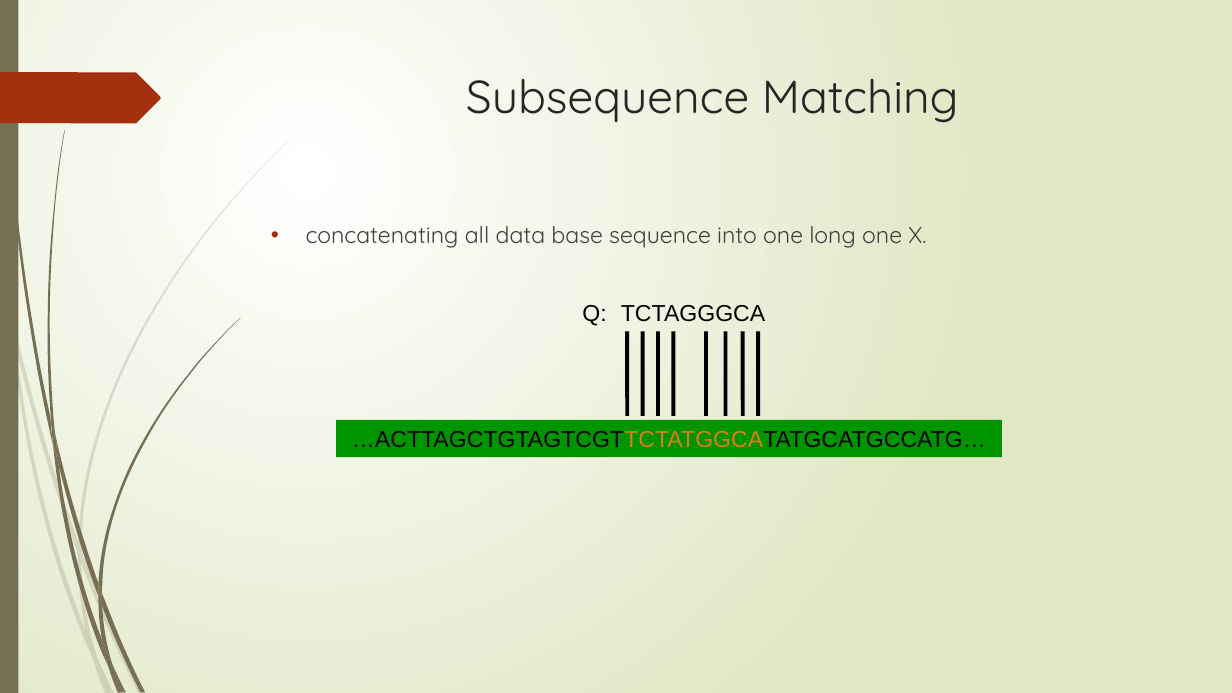
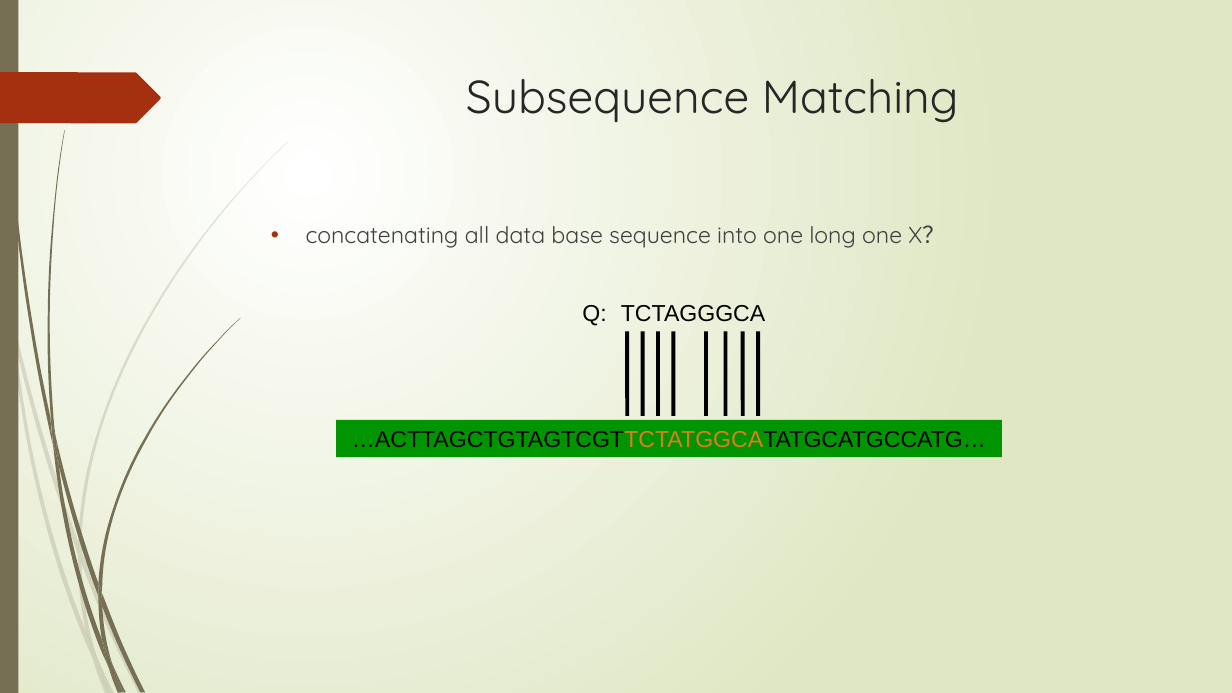
Before and after one commit to zixiaojindao/time-series-survey, a slide deck: slide 27 of slide/tsdm.pptx. Drawn at 1232x693 pixels with LibreOffice and Linux fonts; fonts in the diff are those of the drawing. Boxes give left, top, right and bottom in pixels: in the first picture for what was removed or moved away, otherwise in the second. Text is boxed around its words. In the diff, an @@ line names an element or a change of style, - is before the commit and + after.

```diff
--- a/slide/tsdm.pptx
+++ b/slide/tsdm.pptx
@@ text at (x1=306, y1=225, x2=945, y2=248): text changed @@
-• concatenating all data base sequence into one long one X.
+• concatenating all data base sequence into one long one X？
```
Also in this commit, not shown: 1 other file.
